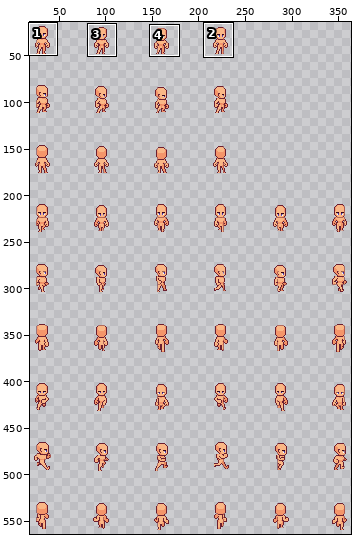
Pixel-art file: Assets/Textures/Characters/template.aseprite. Above: a wide view before the commit, with the close-up outlined.
Close-up. Before the edit:
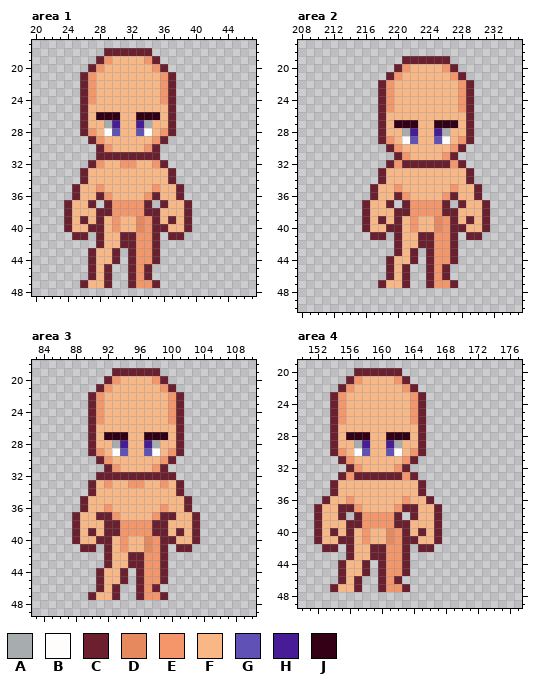
400x576 pixels, 1 frame. Shown: area 1: x 20..47, y 17..48; area 2: x 208..235, y 17..50; area 3: x 83..110, y 18..49; area 4: x 150..177, y 19..49. The wide view leaves out empty margins. The commit also changed other parts of the picture, which this record leaves out.
Visible layers, top first: "Head", "Torso", "Legs", "Feet".
Palette (. is transparent): A #a7acae  B #fffcfc  C #6c1f2f  D #e7895f  E #f4956a  F #fab786  G #6051b6  H #471c96  J #330015
Pixels before, area 1, first column x 24:
18 .....CCCCCC.....
19 ....CEFFFFEC....
20 ...CEFFFFFFEC...
21 ..CEFFFFFFFFEC..
22 ..CEFFFFFFFFEC..
23 ..CEFFFFFFFFEC..
24 ..CEFFFFFFFFEC..
25 ..CFFFFFFFFFFC..
26 ..CFJJJFFJJJFC..
27 ..CFFAHFFHAFFC..
28 ..CEFBGFFGBFEC..
29 ...CEFFFFFFEC...
30 ....CEFFFFEC....
31 ....CCCCCCCC....
32 ...CEFFEEFFEC...
33 ..CFFFFFFFFFFC..
34 ..CFFFFFFFFFFC..
35 .CFFEFFFFFFEFFC.
36 .CFFCEFFFFECFFC.
37 CFFC.CEEEEC.CFFC
38 CFFFCCEEEECCFFFC
39 CFCFCFEFFDECFCFC
40 CFFCCFEFFDECCFFC
41 .CC.CFFCCEEC.CC.
42 ....CFFCCEEC....
43 ...CFFC.CEEC....
44 ...CFFC.CEEC....
45 ...CFC..CEC.....
46 ...CFC..CEC.....
47 ..CFFC..CEEC....
Pixels before, area 2, first column x 216:
19 .....CCCCCC.....
20 ....CEFFFFEC....
21 ...CEFFFFFFEC...
22 ..CEFFFFFFFFEC..
23 ..CEFFFFFFFFEC..
24 ..CEFFFFFFFFEC..
25 ..CEFFFFFFFFEC..
26 ..CFFFFFFFFFFC..
27 ..CFJJJFFJJJFC..
28 ..CFFAHFFHAFFC..
29 ..CEFBGFFGBFEC..
30 ...CEFFFFFFEC...
31 ....CEFFFFEC....
32 ...CECCCCCCEC...
33 ..CFFFFFFFFFFC..
34 ..CFFFFFFFFFFC..
35 .CFFEFFFFFFEFFC.
36 .CFFCEFFFFECFFC.
37 CFFC.CEEEEC.CFFC
38 CFFFCCEEEECCFFFC
39 CFCFCFEFFDECFCFC
40 CFFCCFEFFDECCFFC
41 .CC.CFFCCEEC.CC.
42 ....CFFCCEEC....
43 ....CFC.CEEC....
44 ...CFFC.CEEC....
45 ...CFC..CEC.....
46 ...CFC..CEC.....
47 ..CFFC..CEEC....
Pixels before, area 3, first column x 88:
19 .....CCCCCC.....
20 ....CEFFFFEC....
21 ...CEFFFFFFEC...
22 ..CEFFFFFFFFEC..
23 ..CEFFFFFFFFEC..
24 ..CEFFFFFFFFEC..
25 ..CEFFFFFFFFEC..
26 ..CFFFFFFFFFFC..
27 ..CFJJJFFJJJFC..
28 ..CFFAHFFHAFFC..
29 ..CEFBGFFGBFEC..
30 ...CEFFFFFFEC...
31 ....CEFFFFEC....
32 ...CCCCCCCCCC...
33 ..CFEFFEEFFEFC..
34 ..CFFFFFFFFFFC..
35 .CFFFFFFFFFFFFC.
36 .CFFEFFFFFFEFFC.
37 CFFCCEFFFFECCFFC
38 CFFFCCEEEECCFFFC
39 CFCFCCEEEECCFCFC
40 CFFCCFEFFDECCFFC
41 .CC.CFEFFDEC.CC.
42 ....CFFCCEEC....
43 ....CFFCCEEC....
44 ...CFFC.CEEC....
45 ...CFFC.CEEC....
46 ...CFC..CEC.....
47 ..CFFC..CEEC....
Pixels before, area 4, first column x 152:
20 .....CCCCCC.....
21 ....CEFFFFEC....
22 ...CEFFFFFFEC...
23 ..CEFFFFFFFFEC..
24 ..CEFFFFFFFFEC..
25 ..CEFFFFFFFFEC..
26 ..CEFFFFFFFFEC..
27 ..CFFFFFFFFFFC..
28 ..CFJJJFFJJJFC..
29 ..CFFAHFFHAFFC..
30 ..CEFBGFFGBFEC..
31 ...CEFFFFFFEC...
32 ....CEFFFFEC....
33 ...CECCCCCCEC...
34 ..CFFFFFFFFFFC..
35 ..CFFFFFFFFFFC..
36 .CFFEFFFFFFEFFC.
37 CFFCCEFFFFECCFFC
38 CFFC.CEEEEC.CFFC
39 CFFFCCEEEECCFFFC
40 CFCFCFEFFDECFCFC
41 CFFCCFEFFDECCFFC
42 .CC.CFFCCEEC.CC.
43 ....CFFCCEEC....
44 ...CFFC.CEEC....
45 ...CFFC.CEEC....
46 ...CFC..CEC.....
47 ..CFFC..CEEC....
Once edited:
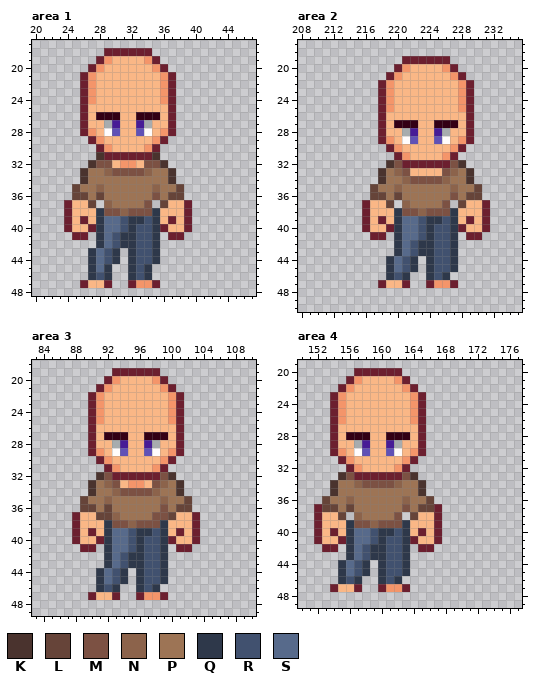
Colours new in this view: K #4a332e  L #664439  M #7c5143  N #8c634b  P #9d7455  Q #2e384a  R #41516f  S #576a8b
Diff:
layer "Pants" now shown
layer "Shirt" now shown
Changed rows in their new state; - is an unchanged pixel.
Area 1, layers "Shirt", "Pants":
first column x 25:
31 ---K------K---
32 --KMM----MMK--
33 -KPPNMMMMNPPK-
34 -KPPPPPPPPPPK-
35 LPPNPPPPPPNPPL
36 LLPLPPPPPPMPLL
37 --L-NPPPPM-L--
38 ---QMMNMMMQ---
39 ---QSSRQQRQ---
40 ---QSSRQRRQ---
41 ---QSRQQRRQ---
42 ---QSRQQRRQ---
43 --QSRQ-QRRQ---
44 --QSRQ-QRRQ---
45 --QSQ--QRQ----
46 --QRQ--QRQ----
Area 2, layers "Shirt", "Pants":
first column x 217:
32 --KM------MK--
33 -KPNM----MNPK-
34 -KPPNMMMMNPPK-
35 LPPNPPPPPPNPPL
36 LLPLPPPPPPMPLL
37 --L-NPPPPM-L--
38 ---QMMNMMMQ---
39 ---QSSRQQRQ---
40 ---QSSRQRRQ---
41 ---QSSRQRRQ---
42 ---QSRQQRRQ---
43 ---QSRQQRRQ---
44 --QSRQ-QRRQ---
45 --QSRQ-QRRQ---
46 --QRQ--QRQ----
Area 3, layers "Shirt", "Pants":
first column x 89:
32 --KM------MK--
33 -KPNM----MNPK-
34 -KPPNMMMMNPPK-
35 LPPNPPPPPPNPPL
36 LLPLPPPPPPMPLL
37 --LLNPPPPMML--
38 ---QMMNMMMQ---
39 ---QSSRQQRQ---
40 ---QSSRQRRQ---
41 ---QSSRQRRQ---
42 ---QSRQQRRQ---
43 ---QSRQQRRQ---
44 --QSRQ-QRRQ---
45 --QSRQ-QRRQ---
46 --QRQ--QRQ----
Area 4, layers "Shirt", "Pants":
first column x 153:
33 --KM------MK--
34 -KPPNMMMMNPPK-
35 -KPPPPPPPPPPK-
36 LPPNPPPPPPNPPL
37 LLPLPPPPPPMPLL
38 --L-NPPPPM-L--
39 ---QMMNMMMQ---
40 ---QSSRQQRQ---
41 ---QSSRQRRQ---
42 ---QSRQQRRQ---
43 ---QSRQQRRQ---
44 --QSRQ-QRRQ---
45 --QSRQ-QRRQ---
46 --QRQ--QRQ----
Pixel boxes of the changes (left, top, right, bottom) in both close-ups:
changed: (72, 152, 184, 280)
changed: (370, 160, 482, 280)
changed: (80, 472, 192, 592)
changed: (322, 472, 434, 584)
